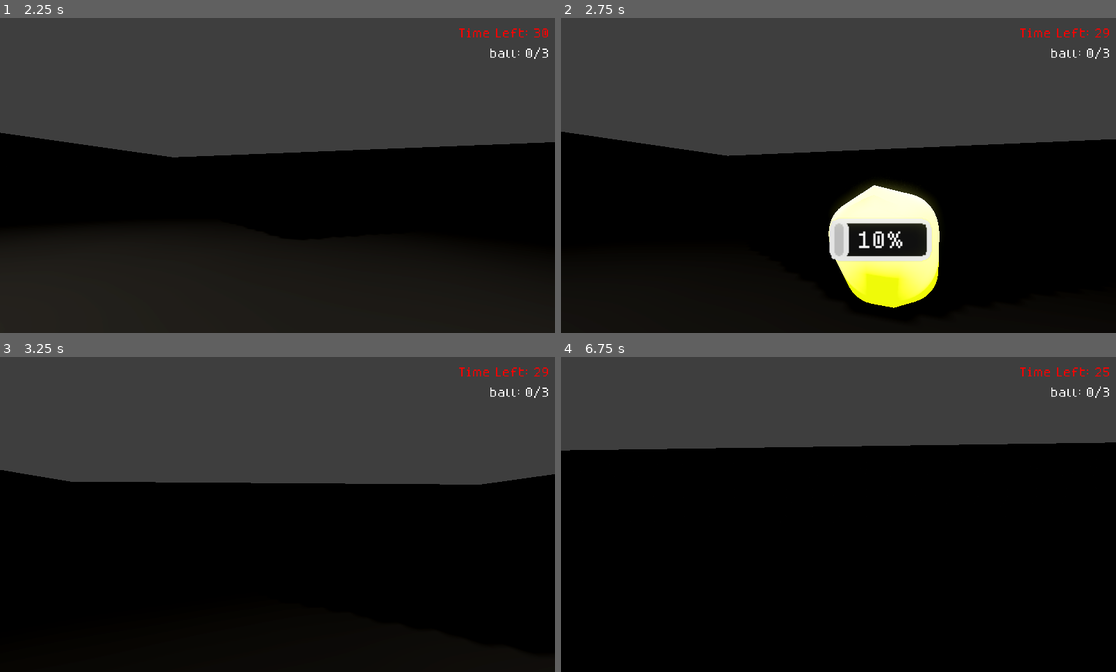
Above: before the commit, frames 1-4 (two rows, left to right).
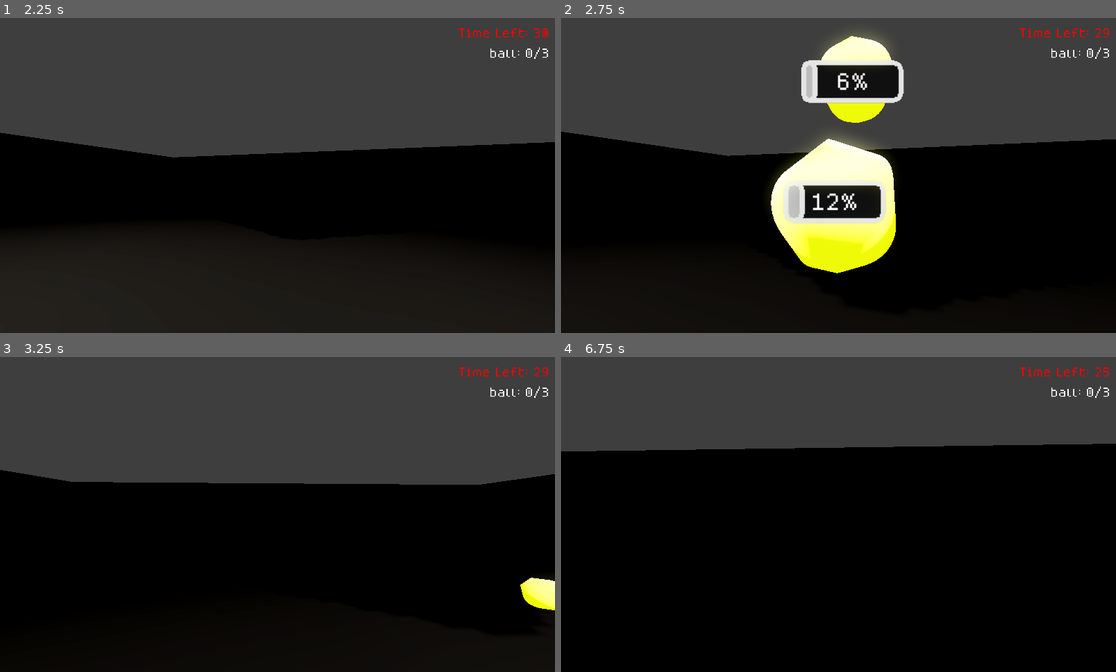
Above: after the commit, the same moments.

Repository: c0sx/ld58
Game: Godot game, scene res://scenes/main.tscn
Two runs of this game, one before a commit and one after it. Both use one fixed random seed, a clock stepped at 60 frames per second and the inputs below.
Inputs (mouse positions are in pixels of both pictures, inside the frame that each line leads up to):
- Up to frame 1 (2.25 s): tap Enter at 0.5 s; move the mouse to (271, 181) at 0.52 s; hold E (interact) 0.53-1.28 s; hold W (move_forward) from 0.53 s (still down); move the mouse to (316, 178) at 1.27 s; tap E (interact) at 1.35 s; move the mouse to (233, 172) at 2.02 s; hold E (interact) from 2.03 s (still down)
- Up to frame 2 (2.75 s): keep holding W (move_forward); keep holding E (interact)
- Up to frame 3 (3.25 s): move the mouse to (283, 514) at 2.77 s; release W (move_forward) at 2.78 s; release E (interact) at 2.78 s; hold A (move_left) from 2.78 s (still down); tap E (interact) at 2.85 s
- Up to frame 4 (6.75 s): move the mouse to (816, 508) at 3.52 s; release A (move_left) at 3.53 s; hold E (interact) 3.53-4.28 s; hold W (move_forward) 3.53-5.78 s; move the mouse to (866, 514) at 4.27 s; tap E (interact) at 4.35, 5.85 s; move the mouse to (810, 514) at 5.02 s; hold E (interact) 5.03-5.78 s; move the mouse to (849, 508) at 5.77 s; hold D (move_right) 5.78-6.53 s; move the mouse to (832, 520) at 6.52 s; hold W (move_forward) from 6.53 s (still down); hold E (interact) from 6.53 s (still down)

Frame 1 is identical in both runs. In frame 2, 14% of the frame differs, in the area x 0-98%, y 5-93%; in frame 3, 0.6%; in frame 4, 0.4%.

Commit message:
better user experience

Diff:
--- a/quota/quota.gd
+++ b/quota/quota.gd
@@ -51,7 +51,9 @@
 	_total_timer.stop()
 	_timer.stop()
 	_current_time = 0.0
-	start_quota_items += 1
+
+	var amount = randi_range(0, 1)
+	start_quota_items += amount
 
 	emit_signal('quota_finished')
 
--- a/tube/tube.gd
+++ b/tube/tube.gd
@@ -12,14 +12,18 @@
 	_spawner.items = items
 
 func spawn() -> void:
-	var item = _spawner.spawn()
-	var box = box_scene.instantiate()
-	box.add_item(item)
+	var amount = randf_range(1, 3)
 
-	box.top_level = true
-	box.position = _calc_spawn_position()
+	for i in amount:
+		var item = _spawner.spawn()
+		var box = box_scene.instantiate()
+		box.add_item(item)
 
-	add_child(box)
+		box.top_level = true
+		box.position = _calc_spawn_position()
+
+		add_child(box)
+		await get_tree().create_timer(0.1).timeout
 
 func _calc_spawn_position() -> Vector3:
 	var x = randf_range(_spawner.position.x-spawn_radius, _spawner.position.x + spawn_radius)
Not shown, added: export_presets.cfg
